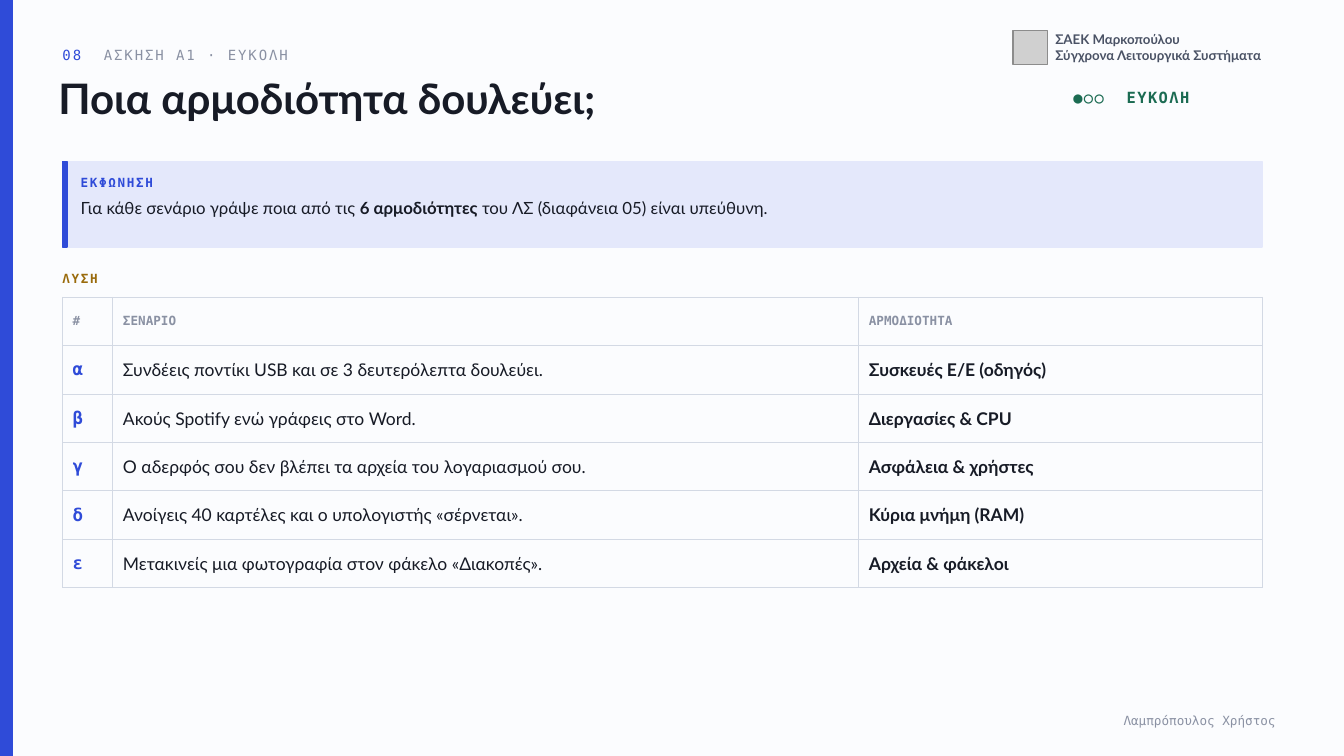
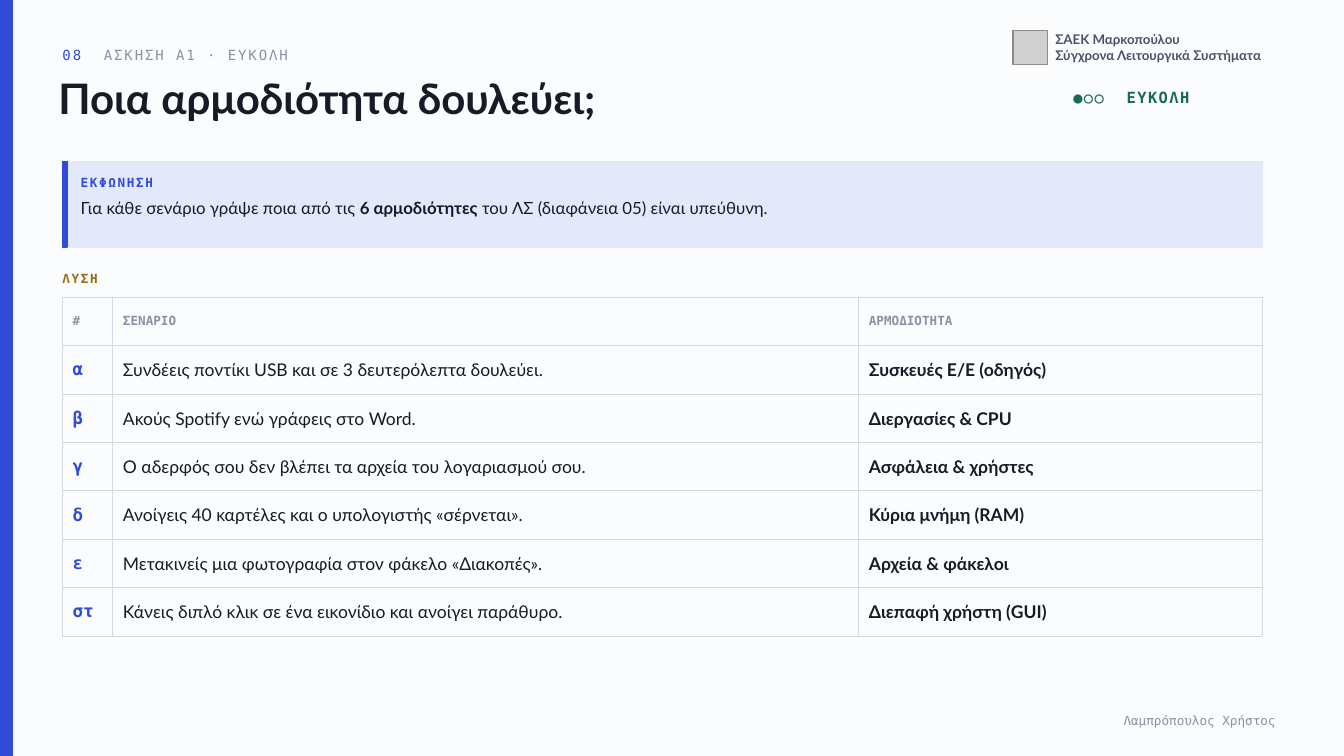
Before and after one commit to xristlamp/LAMPROPOULOS, a slide deck: slide 9 of files/markopoulo/sls-01-theoria.pptx. Drawn at 1344x756 pixels with LibreOffice and Linux fonts; fonts in the diff are those of the drawing; grey boxes stand for pictures. Boxes give left, top, right and bottom in pixels: in the first picture for what was removed or moved away, otherwise in the second. Text is boxed around its words. In the diff, an @@ line names an element or a change of style, - is before the commit and + after.

```diff
--- a/files/markopoulo/sls-01-theoria.pptx
+++ b/files/markopoulo/sls-01-theoria.pptx
@@ table at (63, 297, 1262, 636) @@
+row 7: στ | Κάνεις διπλό κλικ σε ένα εικονίδιο και ανοίγει παράθυρο. | Διεπαφή χρήστη (GUI)
```
Also in this commit, not shown: 6 other slides changed, 2 slides added, 8 other files.
